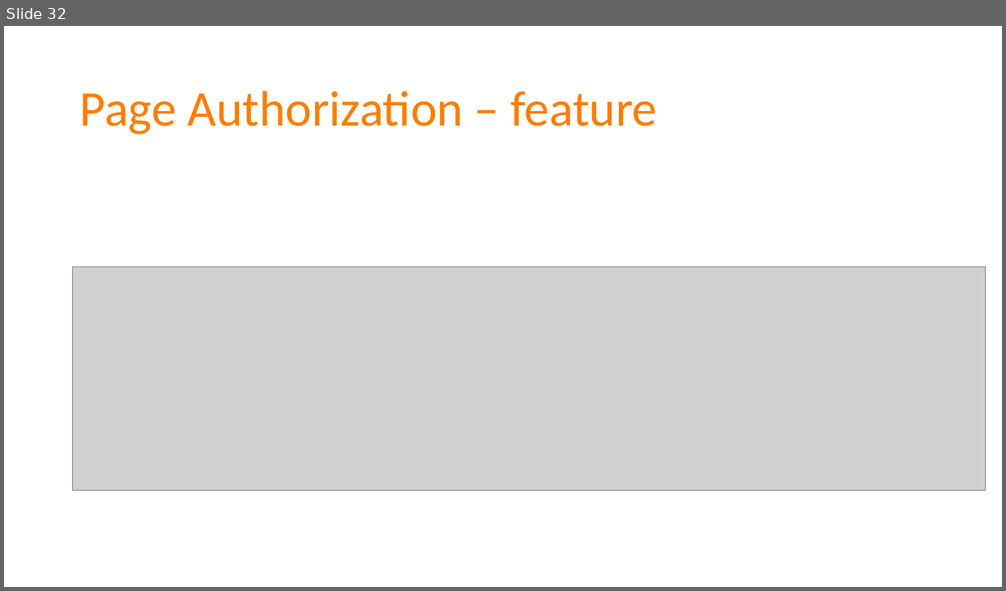
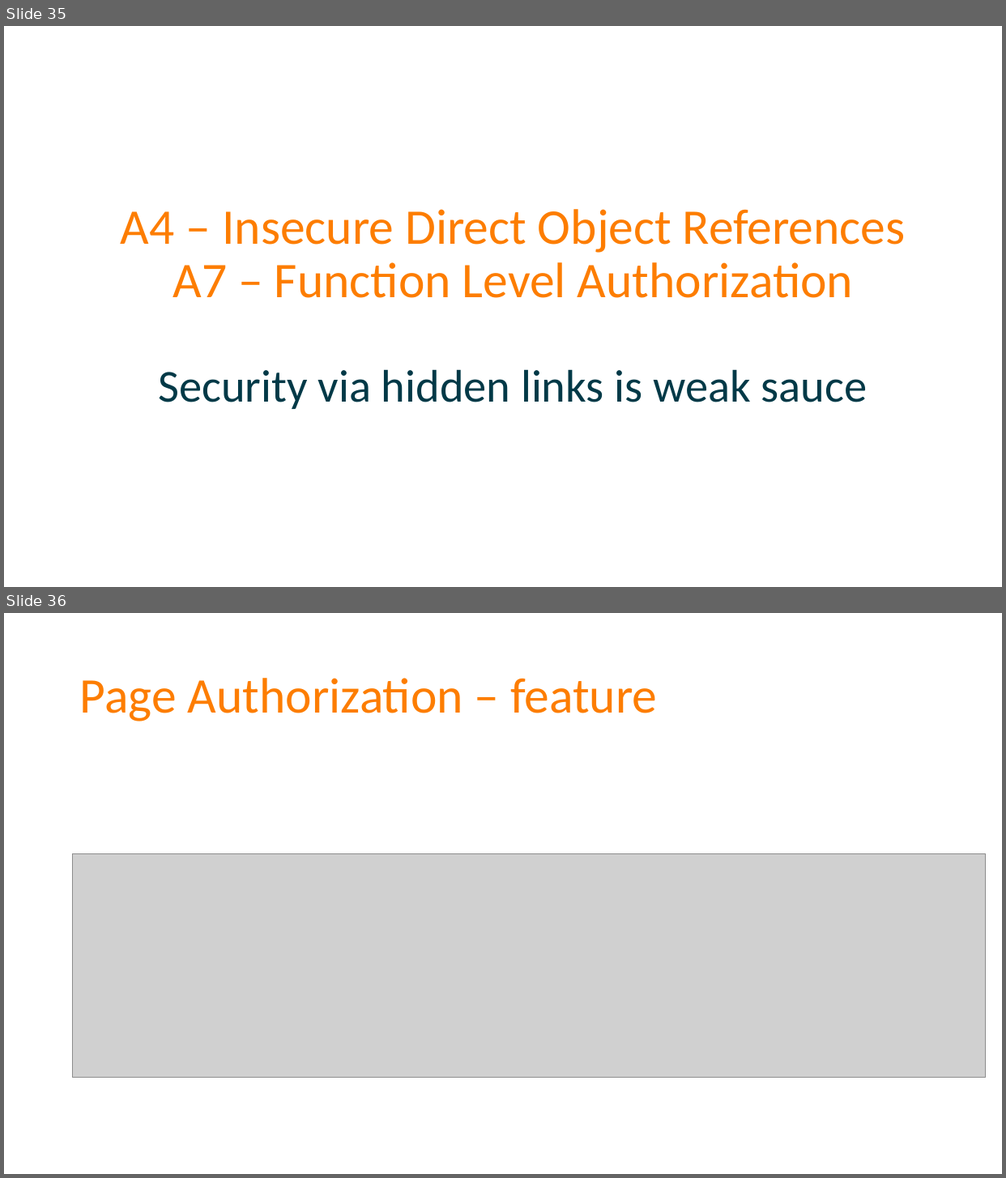
Before and after one commit to spetryjohnson/Talk---Dont-Write-Secure-Code-Design-Secure-Systems, a slide deck: Secure Systems - CodeMash 2017.pptx. Shown one above the other, each under a label of ours: slide 32 before the commit, slides 35 and 36 after it. The pictures are 1006x591 and 1006x1178 pixels, drawn with LibreOffice and Linux fonts; fonts in the diff are those of the drawing; grey boxes stand for pictures. Boxes give left, top, right and bottom in pixels: in the first picture for what was removed or moved away, otherwise in the second. Text is boxed around its words. In the diff, an @@ line names an element or a change of style, - is before the commit and + after.

```diff
--- a/Secure Systems - CodeMash 2017.pptx
+++ b/Secure Systems - CodeMash 2017.pptx
@@ slide 35 added at (4,26,1002,587), background #FFFFFF @@
@@ title added at (121,209,906,409), 48 pt, text #FD7D00 @@
+A4 – Insecure Direct Object References
+A7 – Function Level Authorization
+Security via hidden links is weak sauce
@@ what was slide 32 is now slide 36 @@
```
Also in this commit, not shown: 5 other slides added, 1 slide removed, 1 other file.
